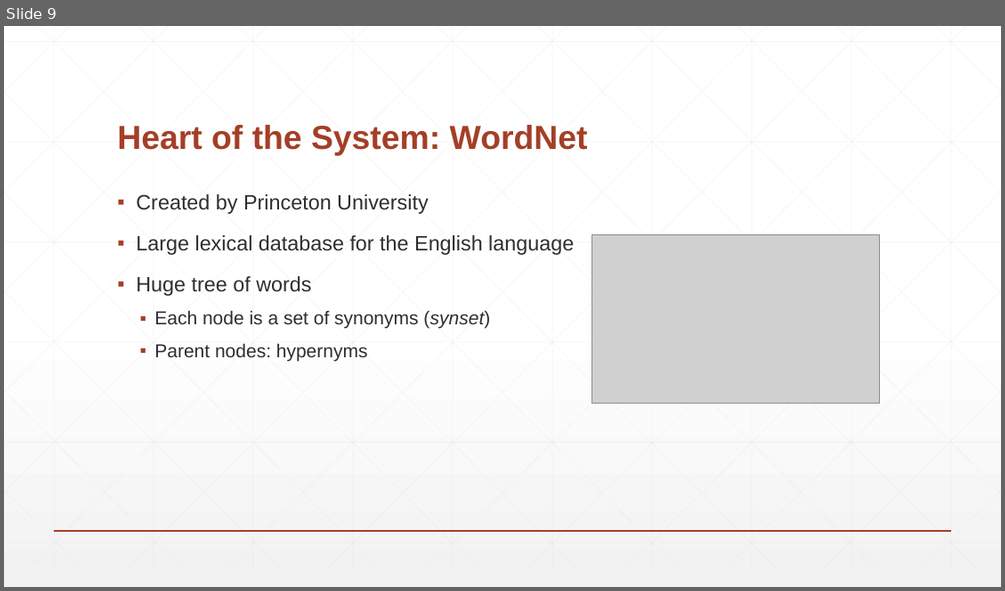
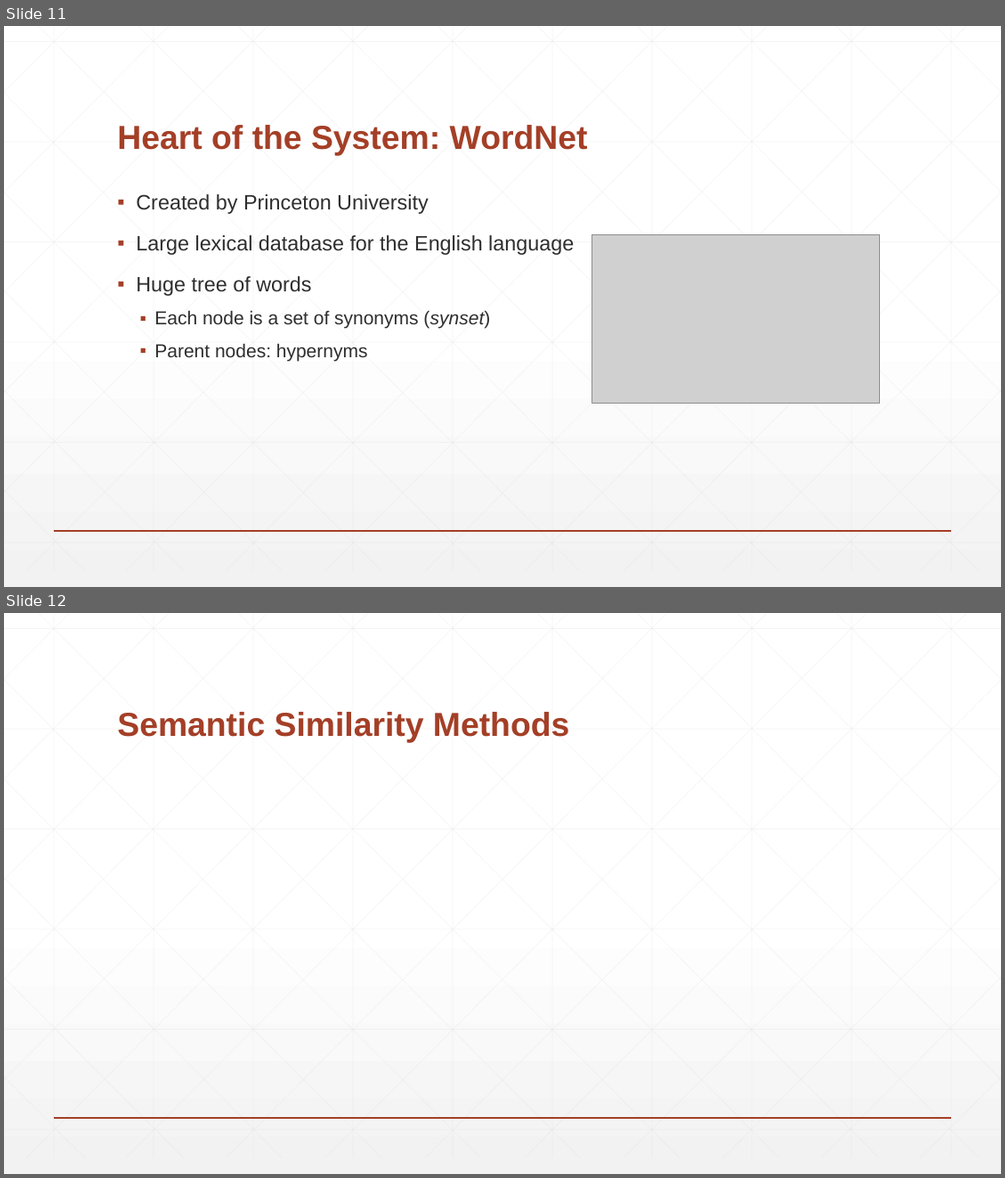
Before and after one commit to BaronKhan/VoiceRecognitionRPG, a slide deck: presentation/presentation.pptx. Shown one above the other, each under a label of ours: slide 9 before the commit, slides 11 and 12 after it. The pictures are 1005x591 and 1005x1178 pixels, drawn with LibreOffice and Linux fonts; fonts in the diff are those of the drawing; grey boxes stand for pictures. Boxes give left, top, right and bottom in pixels: in the first picture for what was removed or moved away, otherwise in the second. Text is boxed around its words. In the diff, an @@ line names an element or a change of style, - is before the commit and + after.

```diff
--- a/presentation/presentation.pptx
+++ b/presentation/presentation.pptx
@@ slide 12 added at <box>4,613,1001,1174</box>, background gradient #FFFFFF to #F2F2F2; not listed: 47 template elements that a slide beside it also shows @@
@@ title added at <box>117,712,569,743</box>, 32 pt, text #A43F27, bold @@
+Semantic Similarity Methods
@@ what was slide 9 is now slide 11 @@
```
Also in this commit, not shown: 1 slide changed, 2 other slides added, 2 other files.
